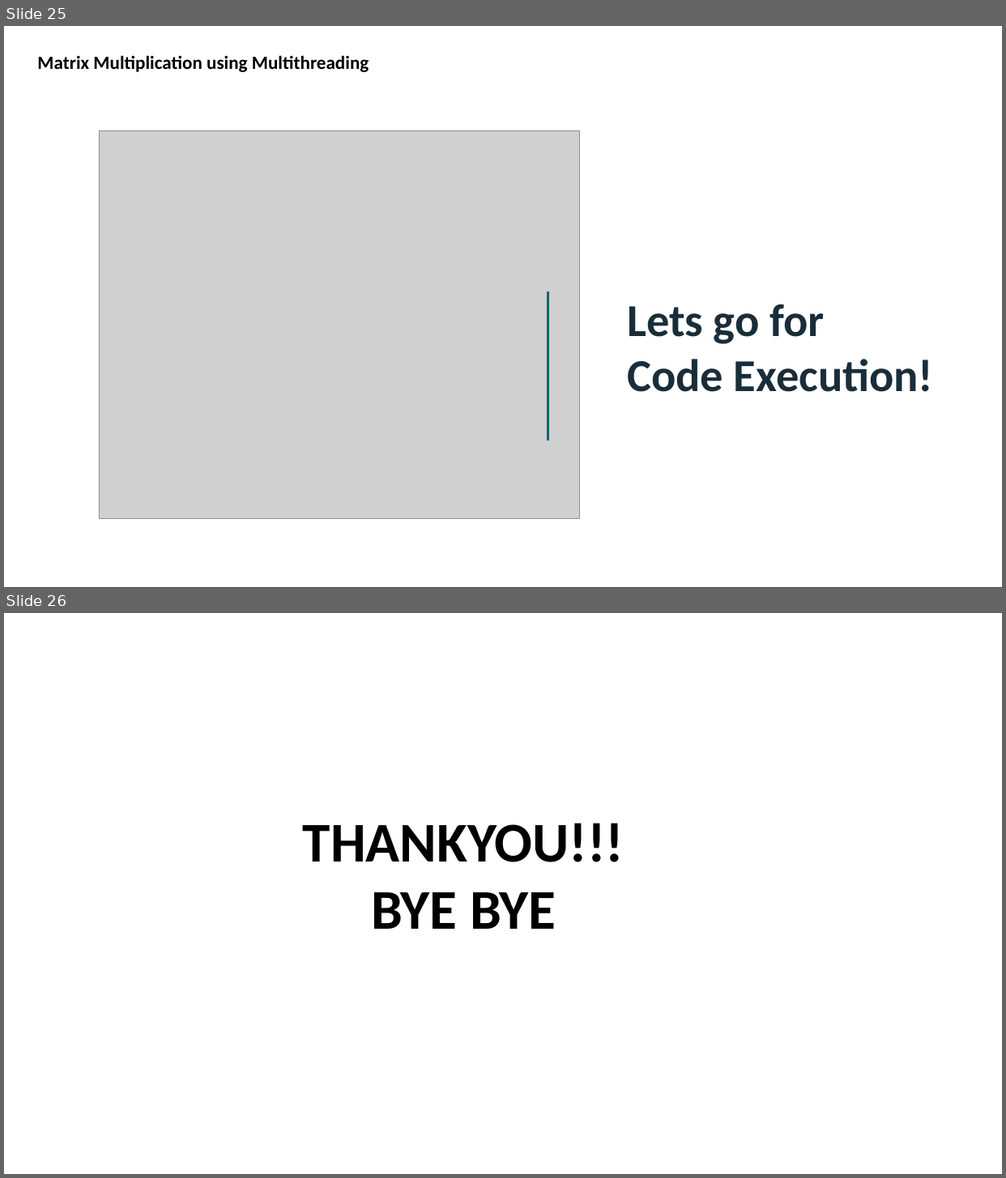
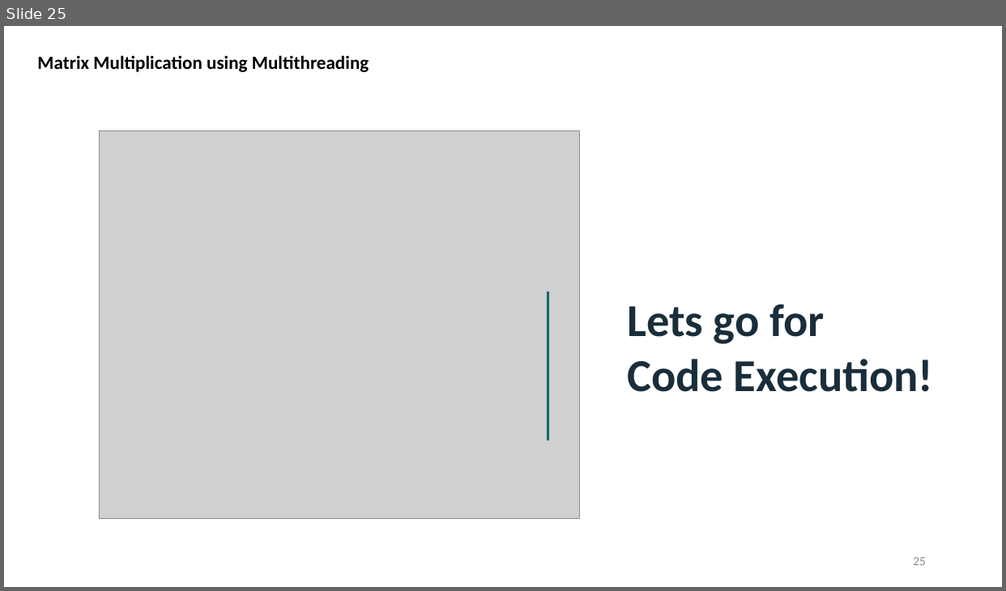
Before and after one commit to chetnadua008/Matrix-Multiplication-Programs, a slide deck: MATRIX MULTIPLICATION_026.pptx. Shown one above the other, each under a label of ours: slides 25 and 26 before the commit, slide 25 after it. The pictures are 1006x1178 and 1006x591 pixels, drawn with LibreOffice and Linux fonts; fonts in the diff are those of the drawing; grey boxes stand for pictures. Boxes give left, top, right and bottom in pixels: in the first picture for what was removed or moved away, otherwise in the second. Text is boxed around its words. In the diff, an @@ line names an element or a change of style, - is before the commit and + after.

```diff
--- a/MATRIX MULTIPLICATION_026.pptx
+++ b/MATRIX MULTIPLICATION_026.pptx
@@ slide 26 removed at <box>4,613,1002,1174</box>, background #FFFFFF @@
@@ text removed at <box>303,823,624,929</box> @@
-THANKYOU!!!
-BYE BYE
@@ slide 25 changed as well @@
@@ page number added at <box>913,557,926,565</box>, 12 pt, text #8C8C8C @@
+25
```
Also in this commit, not shown: 24 other slides changed, 1 slide added.
